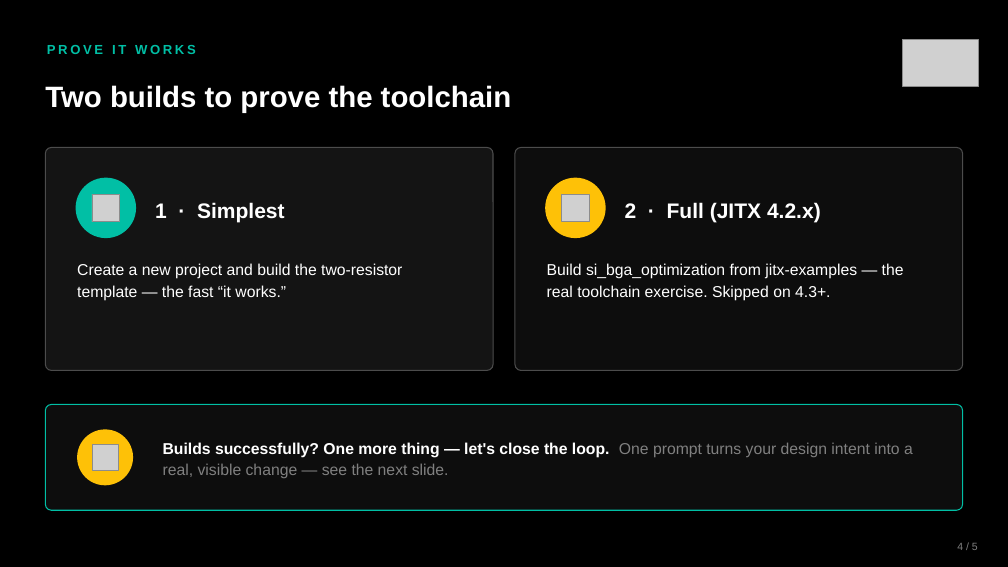
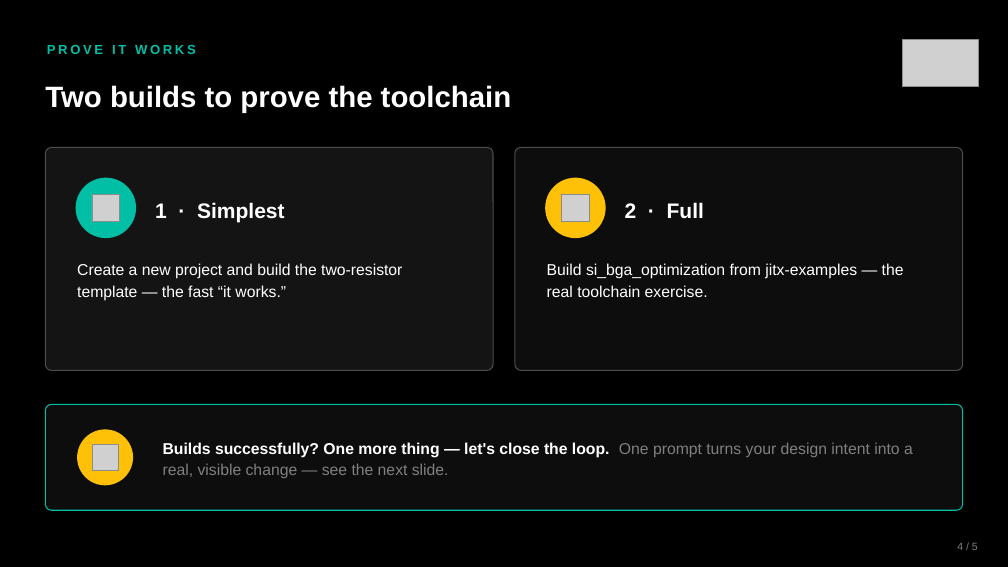
Before and after one commit to JITx-Inc/jitx-examples, a slide deck: slide 4 of jumpstart-kits/js0-setup/presentation/JS0_Presentation.pptx. Drawn at 1008x567 pixels with LibreOffice and Linux fonts; fonts in the diff are those of the drawing; grey boxes stand for pictures. Boxes give left, top, right and bottom in pixels: in the first picture for what was removed or moved away, otherwise in the second. Text is boxed around its words. In the diff, an @@ line names an element or a change of style, - is before the commit and + after.

```diff
--- a/jumpstart-kits/js0-setup/presentation/JS0_Presentation.pptx
+++ b/jumpstart-kits/js0-setup/presentation/JS0_Presentation.pptx
@@ text at box(625, 202, 704, 218): text changed @@
-2 · Full (JITX 4.2.x)
+2 · Full
@@ text at box(547, 263, 904, 297): text changed @@
-Build si_bga_optimization from jitx-examples — the real toolchain exercise. Skipped on 4.3+.
+Build si_bga_optimization from jitx-examples — the real toolchain exercise.
```
Also in this commit, not shown: 23 other files.
